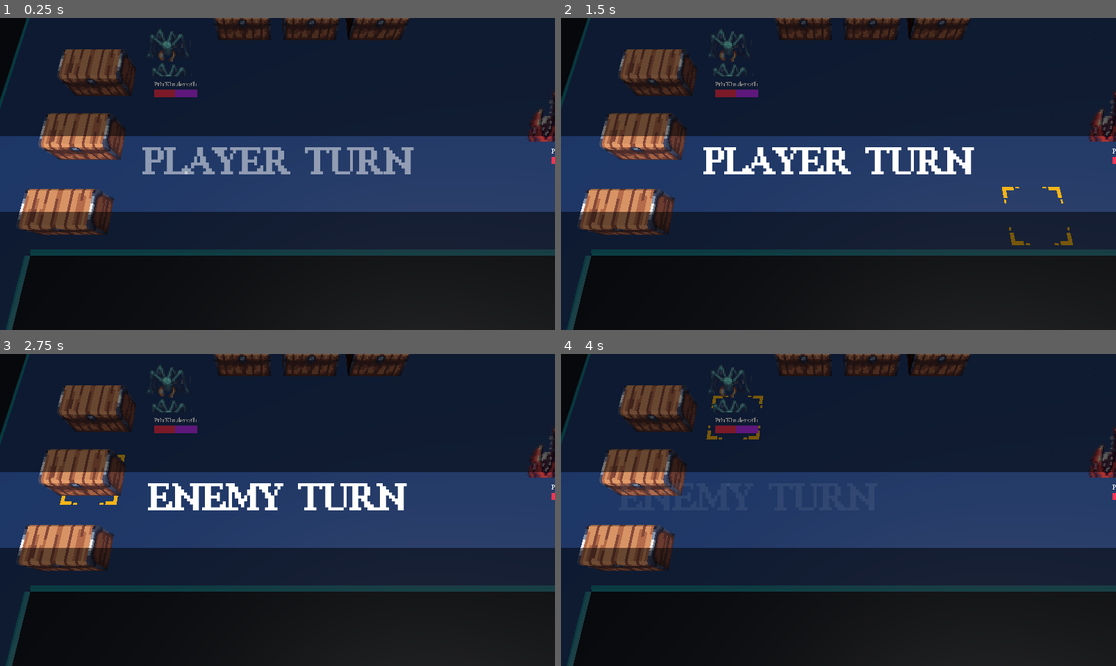
Above: before the commit, frames 1-4 (two rows, left to right).
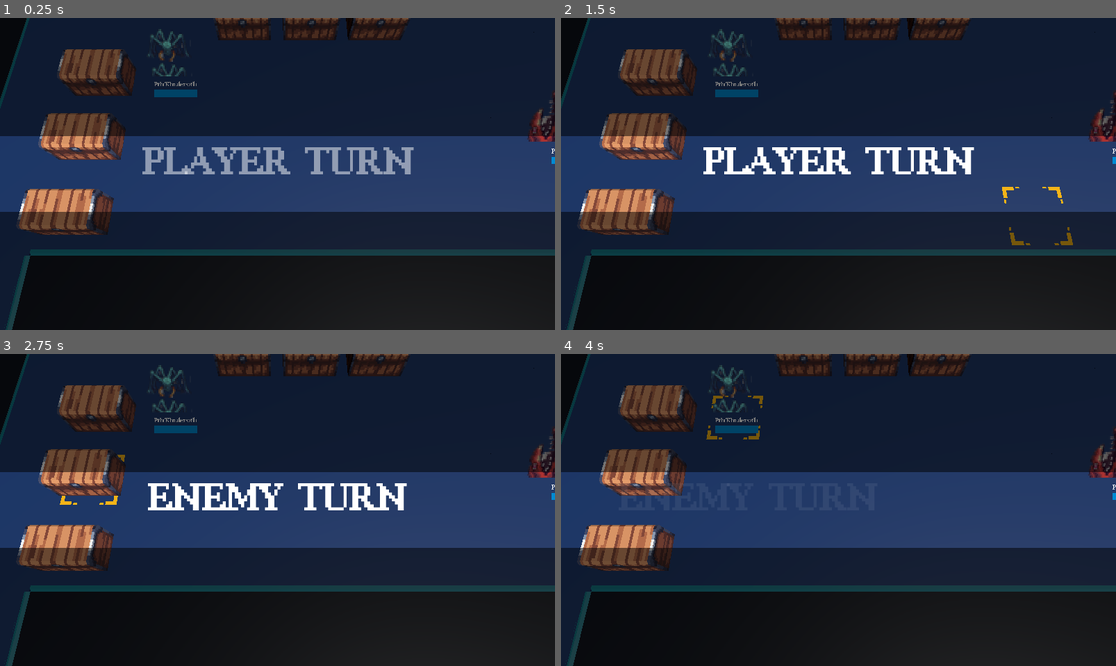
Above: after the commit, the same moments.

Repository: alanhaugen/bachelor-inn
Game: Godot game, scene res://scenes/levels/firstLevel.tscn
The game is run twice, just before and just after one commit, with the same random seed, the same clock (stepped at 60 frames per second) and the same inputs. This scene is started directly instead of the project's main scene.
Inputs (mouse positions are in pixels of both pictures, inside the frame that each line leads up to):
- Up to frame 1 (0.25 s): no input
- Up to frame 2 (1.5 s): move the mouse to (810, 236) at 0.52 s; hold Up (pan_up) 0.53-1.25 s; hold Space (selected) 0.53-1.25 s; click (810, 236) at 0.67 s; tap Enter at 1.25 s; drag from (1005, 220) to (810, 236) at 1.27 s
- Up to frame 3 (2.75 s): move the mouse to (111, 463) at 2.02 s; hold Left (pan_left) from 2.03 s (still down); hold Mouse wheel up (zoom_out) from 2.03 s (still down); click (111, 463) at 2.17 s
- Up to frame 4 (4 s): release Left (pan_left) at 2.75 s; release Mouse wheel up (zoom_out) at 2.75 s; drag from (866, 510) to (672, 463) at 2.77 s; tap Space (selected) at 3.5 s; move the mouse to (755, 432) at 3.52 s; hold Down (pan_down) from 3.53 s (still down); hold Mouse wheel down (zoom_in) from 3.53 s (still down); click (755, 432) at 3.67 s

The runs differ from the first frame. In frame 1, 0.2% of the frame differs, in the area x 27-100%, y 22-47%; in frame 2, 0.2%; in frame 3, 0.2%; in frame 4, 0.2%.
Error before the commit: Cannot call method 'add_child' on a null value. (res://scripts/combat/level.gd:376)
Error after the commit: Cannot call method 'add_child' on a null value. (res://scripts/combat/level.gd:377)

Commit message:
Made enemies have a different colour health bar with no sanity bar

Diff:
--- /dev/null
+++ b/scenes/UI/health_bar_enemy.tscn
@@ -0,0 +1,78 @@
+[gd_scene load_steps=7 format=3 uid="uid://dglwehopt2m4y"]
+
+[ext_resource type="Script" uid="uid://bavrkht7e8y52" path="res://scripts/popups/health_bar.gd" id="1_01hod"]
+[ext_resource type="FontFile" uid="uid://bltfi0bh6lptu" path="res://art/Fonts/RetroByte.ttf" id="2_3su62"]
+
+[sub_resource type="StyleBoxFlat" id="StyleBoxFlat_5fhnc"]
+bg_color = Color(0, 0, 0, 0)
+
+[sub_resource type="StyleBoxFlat" id="StyleBoxFlat_23qt1"]
+bg_color = Color(0, 0.54563475, 0.82764375, 1)
+
+[sub_resource type="StyleBoxFlat" id="StyleBoxFlat_mhiy5"]
+bg_color = Color(0.043137256, 0, 0.043137256, 0)
+
+[sub_resource type="StyleBoxFlat" id="StyleBoxFlat_j8d75"]
+bg_color = Color(0.76173335, 0.1953432, 0.9999936, 1)
+
+[node name="HealthBar" type="ColorRect"]
+z_index = 1
+offset_right = 32.0
+offset_bottom = 4.0
+mouse_filter = 2
+color = Color(0, 0, 0, 0)
+script = ExtResource("1_01hod")
+
+[node name="VBoxContainer" type="VBoxContainer" parent="."]
+layout_mode = 0
+offset_top = -25.0
+offset_right = 40.0
+offset_bottom = 15.0
+mouse_filter = 2
+
+[node name="VBoxContainer" type="VBoxContainer" parent="VBoxContainer"]
+layout_mode = 2
+mouse_filter = 2
+
+[node name="NameLabel" type="Label" parent="VBoxContainer/VBoxContainer"]
+unique_name_in_owner = true
+layout_mode = 2
+theme_override_fonts/font = ExtResource("2_3su62")
+theme_override_font_sizes/font_size = 16
+horizontal_alignment = 1
+
+[node name="HealthLabel" type="Label" parent="VBoxContainer/VBoxContainer"]
+visible = false
+layout_mode = 2
+theme_override_fonts/font = ExtResource("2_3su62")
+theme_override_font_sizes/font_size = 8
+horizontal_alignment = 1
+
+[node name="HBoxContainer" type="HBoxContainer" parent="VBoxContainer"]
+custom_minimum_size = Vector2(50, 15)
+layout_mode = 2
+mouse_filter = 2
+theme_override_constants/separation = 0
+
+[node name="HealthBar" type="ProgressBar" parent="VBoxContainer/HBoxContainer"]
+unique_name_in_owner = true
+layout_mode = 2
+size_flags_horizontal = 3
+size_flags_vertical = 1
+mouse_filter = 2
+theme_override_styles/background = SubResource("StyleBoxFlat_5fhnc")
+theme_override_styles/fill = SubResource("StyleBoxFlat_23qt1")
+value = 80.0
+show_percentage = false
+
+[node name="SanityBar" type="ProgressBar" parent="VBoxContainer/HBoxContainer"]
+unique_name_in_owner = true
+visible = false
+layout_mode = 2
+size_flags_horizontal = 3
+size_flags_vertical = 1
+mouse_filter = 2
+theme_override_styles/background = SubResource("StyleBoxFlat_mhiy5")
+theme_override_styles/fill = SubResource("StyleBoxFlat_j8d75")
+value = 80.0
+show_percentage = false
--- a/scripts/combat/level.gd
+++ b/scripts/combat/level.gd
@@ -345,6 +345,7 @@
 		elif (get_unit_name(pos) == "Enemy"):
 			#new_unit = ENEMY.instantiate();
 			new_unit = Character.new();
+			new_unit.is_playable = false;
 			new_unit.unit_name = "Pth'Khuleroth";
 			if randi_range(1,2) == 1:
 				new_unit.sprite_sheet_path = "res://art/textures/enemy1.png";
--- a/scripts/popups/health_bar.gd
+++ b/scripts/popups/health_bar.gd
@@ -1,3 +1,4 @@
+class_name HealthBar
 extends ColorRect
 
 @onready var health_bar: ProgressBar = %HealthBar;
--- a/scripts/stats/character.gd
+++ b/scripts/stats/character.gd
@@ -25,8 +25,9 @@
 }
 
 @onready var camera: Camera3D;
-var health_bar: ColorRect;
+var health_bar: HealthBar;
 @onready var HEALTH_BAR_SCENE: PackedScene = preload("res://scenes/ui/health_bar.tscn");
+@onready var ENEMY_HEALTH_BAR_SCENE: PackedScene = preload("res://scenes/ui/health_bar_enemy.tscn");
 
 @export var is_playable :bool = true; ## Friend or foe
 @export var unit_name :String = "Baggins"; ## Unit name
@@ -96,7 +97,11 @@
 
 
 func _ready() -> void:
-	health_bar = HEALTH_BAR_SCENE.instantiate();
+	if is_playable:
+		health_bar = HEALTH_BAR_SCENE.instantiate();
+	else:
+		health_bar = ENEMY_HEALTH_BAR_SCENE.instantiate();
+
 	add_child(health_bar);
 
 	sprite = AnimatedSprite3D.new();
